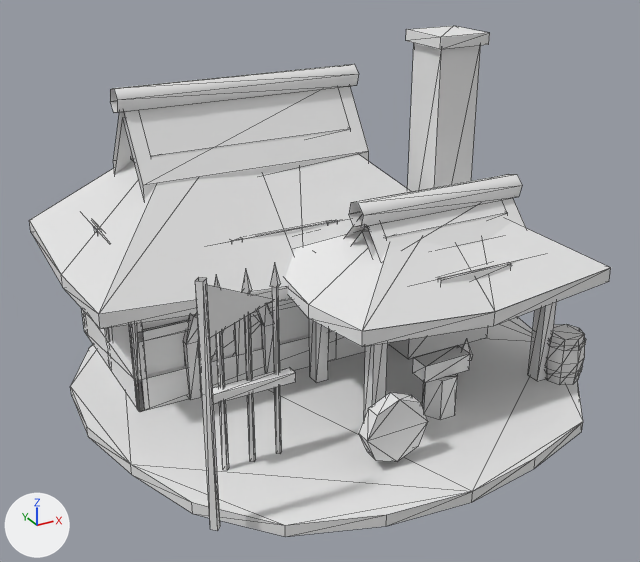
The glTF model sample_project/assets/3d/buildings/japanese/blacksmith.glb: old version first, new version second.
Rendered twice from a camera (50 mm lens) standing at (-2.85, -5.1, 3.31) and looking at (-0.11, -0.12, 0.82). Arrows for +X, +Y and +Z are at lower left; the lights stay in place. The older version comes first. Mesh edges are drawn as thin lines. Vertices at exactly the same position are counted once.

The older version as bpy lines, for what is in view:
```python
me_japanese_blacksmith = bpy.data.meshes.new('japanese_blacksmith')
me_japanese_blacksmith.from_pydata(...)  # 569 vertices, 723 faces; spans x -1.8..1.79, y -1.78..1.79, z 0.0..2.4
me_japanese_blacksmith.materials.append(mat_pe_dirt)  # white #e7e7e7
me_japanese_blacksmith.materials.append(mat_pe_stonegrey)  # white #e7e7e7
me_japanese_blacksmith.materials.append(mat_pe_plasterwhite)  # white #e7e7e7
me_japanese_blacksmith.materials.append(mat_pe_wooddark)  # white #e7e7e7
me_japanese_blacksmith.materials.append(mat_pe_lattice)  # white #e7e7e7
me_japanese_blacksmith.materials.append(mat_team_trim)  # white #e7e7e7
me_japanese_blacksmith.materials.append(mat_pe_roofdark)  # white #e7e7e7
me_japanese_blacksmith.materials.append(mat_pe_gold)  # white #e7e7e7
me_japanese_blacksmith.materials.append(mat_pe_iron)  # white #e7e7e7
me_japanese_blacksmith.materials.append(mat_pe_woodlight)  # white #e7e7e7
ob_japanese_blacksmith = bpy.data.objects.new('japanese_blacksmith', me_japanese_blacksmith)
ob_japanese_blacksmith.location = (0.0, 0.0, 0.0)
```
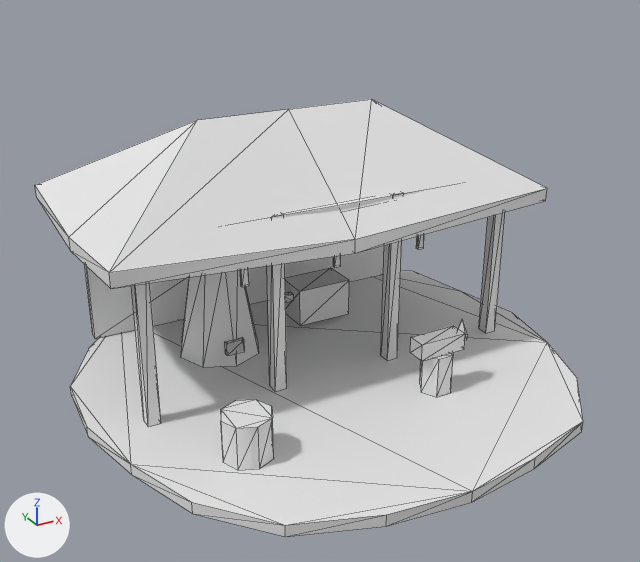
The change, as a diff of the scene's bpy script:
```diff
--- a/sample_project/assets/3d/buildings/japanese/blacksmith.glb.py
+++ b/sample_project/assets/3d/buildings/japanese/blacksmith.glb.py
@@ me_japanese_blacksmith @@
-me_japanese_blacksmith.from_pydata(...)  # 569 vertices, 723 faces; spans x -1.8..1.79, y -1.78..1.79, z 0.0..2.4
+me_japanese_blacksmith.from_pydata(...)  # 231 vertices, 306 faces; spans x -1.8..1.79, y -1.78..1.79, z 0.0..1.88
+# me_japanese_blacksmith part 1: the loose piece of 8 vertices spanning x -1.44..-1.36, y 0.02..0.05, z 0.08..1.18 is scaled about its middle by (1.12, 3, 1.18), then moved by (0.0, -0.18, 0.1)
+# me_japanese_blacksmith part 2: the loose piece of 8 vertices spanning x -1.4..0.8, y 0.02..0.05, z 0.6..0.67 is scaled about its middle by (0.0409, 3, 18.6), then moved by (-0.17, -0.18, 0.1)
+# me_japanese_blacksmith part 3: the loose piece of 8 vertices spanning x 0.12..0.38, y 0.02..0.05, z 0.54..0.89 is scaled about its middle by (0.346, 3, 3.69), then moved by (0.22, -0.18, 0.01), in mat_pe_wooddark (white #e7e7e7)
+# me_japanese_blacksmith part 4: the loose piece of 8 vertices spanning x 0.77..1.13, y -0.28..-0.25, z 0.39..0.61 is scaled about its middle by (0.25, 3, 5.91), then moved by (0.45, 0.11, 0.23), in mat_pe_wooddark (white #e7e7e7)
+# me_japanese_blacksmith part 5: the loose piece of 8 vertices spanning x -1.4..0.8, y 0.05..1.35, z 0.08..1.18 is scaled about its middle by (1.27, 0.0615, 1.18), then moved by (0.3, 0.55, 0.1), in mat_pe_wooddark (white #e7e7e7)
+# me_japanese_blacksmith part 6: the loose piece of 8 vertices spanning x -1.42..0.82, y 0.02..0.05, z 1.09..1.17 is scaled about its middle by (1.29, 3.33, 1.11), then moved by (0.3, -0.19, 0.2)
+# me_japanese_blacksmith part 7: the loose piece of 12 vertices spanning x 0.23..0.47, y -1.05..-0.85, z 0.08..0.38 is moved by (0.15, 0.25, 0.0)
+# me_japanese_blacksmith part 8: the loose piece of 8 vertices spanning x -1.44..0.84, y 0.01..1.39, z 0.08..0.32 is scaled about its middle by (0.0614, 0.029, 0.417), then moved by (-0.3, -0.4, 0.03), in mat_pe_gold (white #e7e7e7)
+# me_japanese_blacksmith part 9: the loose piece of 8 vertices spanning x 0.8..0.83, y 0.66..0.74, z 0.08..1.18 is scaled about its middle by (15, 3.75, 0.273), then moved by (-0.52, 0.0, -0.35), in mat_pe_woodlight (white #e7e7e7)
+# me_japanese_blacksmith part 10: the loose piece of 8 vertices spanning x -0.71..-0.63, y 0.02..0.05, z 0.08..1.18 is scaled about its middle by (0.625, 0.667, 0.255), then moved by (-0.03, -0.2, 0.43), in mat_pe_plasterwhite (white #e7e7e7)
+# me_japanese_blacksmith part 11: the loose piece of 8 vertices spanning x 0.03..0.11, y 0.02..0.05, z 0.08..1.18 is scaled about its middle by (0.625, 0.667, 0.255), then moved by (-0.07, -0.2, 0.43), in mat_pe_plasterwhite (white #e7e7e7)
+# me_japanese_blacksmith part 12: the loose piece of 8 vertices spanning x 0.06..1.04, y -0.69..-0.41, z 1.16..1.3 is scaled about its middle by (0.051, 0.0741, 2), then moved by (0.15, 0.39, -0.17), in mat_pe_plasterwhite (white #e7e7e7)
+# me_japanese_blacksmith part 13: the loose piece of 8 vertices spanning x 0.17..0.53, y -1.02..-0.88, z 0.38..0.5 is moved by (0.15, 0.25, 0.0)
+# me_japanese_blacksmith part 14: the loose piece of 5 vertices spanning x 0.49..0.61, y -1.01..-0.89, z 0.44..0.58 is moved by (0.15, 0.25, 0.0)
+# me_japanese_blacksmith part 15: the loose piece of 20 vertices spanning x -1.7..1.1, y -0.25..1.65, z 0.74..1.82 is rebuilt with 20 vertices and now spans x -1.65..1.65, y -0.4..1.5, z 1.05..1.88
+# me_japanese_blacksmith part 16: a new loose piece of 16 vertices spanning x -0.92..-0.28, y 0.28..0.92, z 0.08..0.88, in mat_pe_dirt (white #e7e7e7)
+# me_japanese_blacksmith part 17: a new loose piece of 16 vertices spanning x -1.17..-0.83, y -0.97..-0.63, z 0.08..0.38, in mat_pe_woodlight (white #e7e7e7)
+# me_japanese_blacksmith part 18: 35 loose pieces with 350 vertices, spanning x -1.48..1.55, y -1.38..1.39, z 0.08..2.4, are deleted
+# me_japanese_blacksmith part 19: 38 vertices removed from x -1.2..1.53, y -1.21..0.1, z 0.08..1.34; 18 vertices added at x -1.3..1.3, y -0.19..0.73, z 0.3..1.27
+# other edits to the shape of me_japanese_blacksmith do not show in these pictures
 me_japanese_blacksmith.materials.append(mat_pe_dirt)
-me_japanese_blacksmith.materials.append(mat_pe_stonegrey)  # white #e7e7e7
 me_japanese_blacksmith.materials.append(mat_pe_plasterwhite)
 me_japanese_blacksmith.materials.append(mat_pe_wooddark)
-me_japanese_blacksmith.materials.append(mat_pe_lattice)  # white #e7e7e7
 me_japanese_blacksmith.materials.append(mat_team_trim)
@@ me_japanese_blacksmith @@
 me_japanese_blacksmith.materials.append(mat_pe_woodlight)
+me_japanese_blacksmith.materials.append(mat_pe_thatch)  # white #e7e7e7
```

Changed parts and their boxes (x1, y1, x2, y2) in the pictures (640 x 562 px; the box of a moved part takes in the faces that stretch with it):
'japanese_blacksmith', reshaped (14% shorter)
    before: (29, 26, 611, 537)
    after: (35, 99, 583, 537)
part 1 of me_japanese_blacksmith, moved or reshaped
    before: (129, 323, 147, 410)
    after: (131, 283, 161, 427)
part 2 of me_japanese_blacksmith, moved or reshaped
    before: (138, 299, 297, 342)
    after: (267, 215, 287, 391)
part 3 of me_japanese_blacksmith, moved or reshaped (not visible before)
    after: (381, 241, 402, 361)
part 4 of me_japanese_blacksmith, moved or reshaped (not visible before)
    after: (479, 212, 505, 333)
part 5 of me_japanese_blacksmith, moved or reshaped
    before: (112, 306, 310, 375)
    after: (84, 246, 384, 339)
part 6 of me_japanese_blacksmith, moved or reshaped
    before: (243, 220, 344, 240)
    after: (265, 189, 428, 219)
part 7 of me_japanese_blacksmith, moved or reshaped
    before: (422, 373, 458, 420)
    after: (420, 352, 453, 397)
part 8 of me_japanese_blacksmith, moved or reshaped
    before: (82, 309, 389, 412)
    after: (225, 338, 245, 356)
part 9 of me_japanese_blacksmith, moved or reshaped (not visible before)
    after: (285, 268, 349, 326)
part 10 of me_japanese_blacksmith, moved or reshaped
    before: (233, 239, 246, 355)
    after: (240, 269, 249, 287)
part 11 of me_japanese_blacksmith, moved or reshaped
    before: (327, 221, 338, 332)
    after: (333, 256, 341, 268)
part 12 of me_japanese_blacksmith, moved or reshaped
    before: (364, 212, 508, 239)
    after: (416, 235, 424, 249)
part 13 of me_japanese_blacksmith, moved or reshaped
    before: (413, 345, 470, 383)
    after: (410, 326, 465, 361)
part 14 of me_japanese_blacksmith, moved or reshaped
    before: (462, 339, 473, 360)
    after: (458, 320, 468, 340)
part 15 of me_japanese_blacksmith, rebuilt
    before: (29, 155, 411, 329)
    after: (35, 99, 547, 288)
part 16 of me_japanese_blacksmith, added
    after: (181, 270, 259, 367)
part 17 of me_japanese_blacksmith, added
    after: (221, 400, 274, 470)
part 18 of me_japanese_blacksmith, deleted
    before: (87, 26, 586, 531)
part 19 of me_japanese_blacksmith, cut back
    before: (216, 222, 611, 470)
    after: (285, 292, 293, 302)
